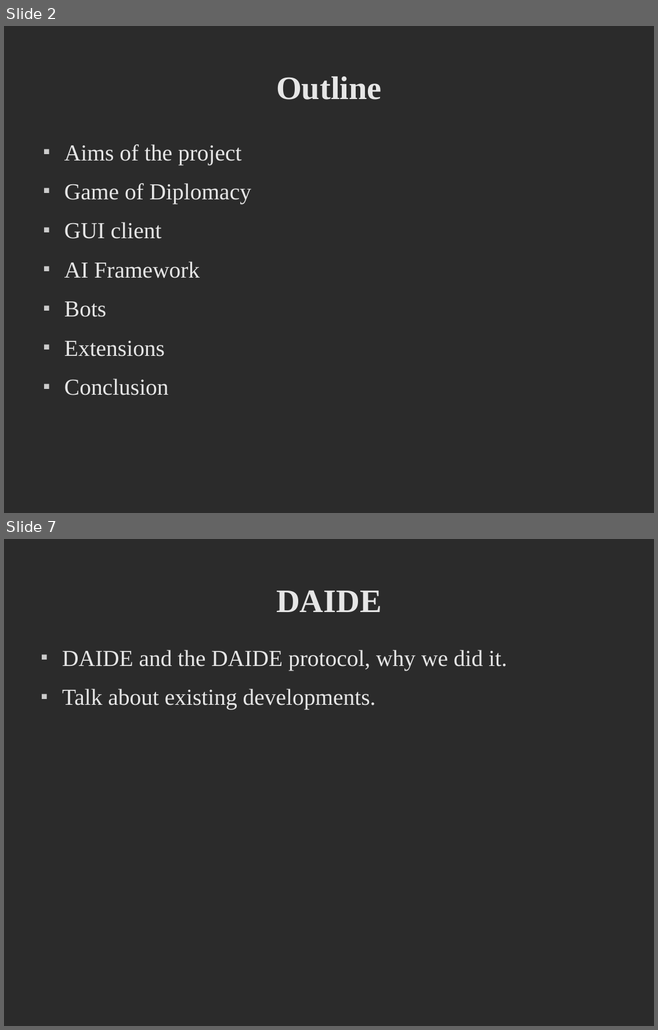
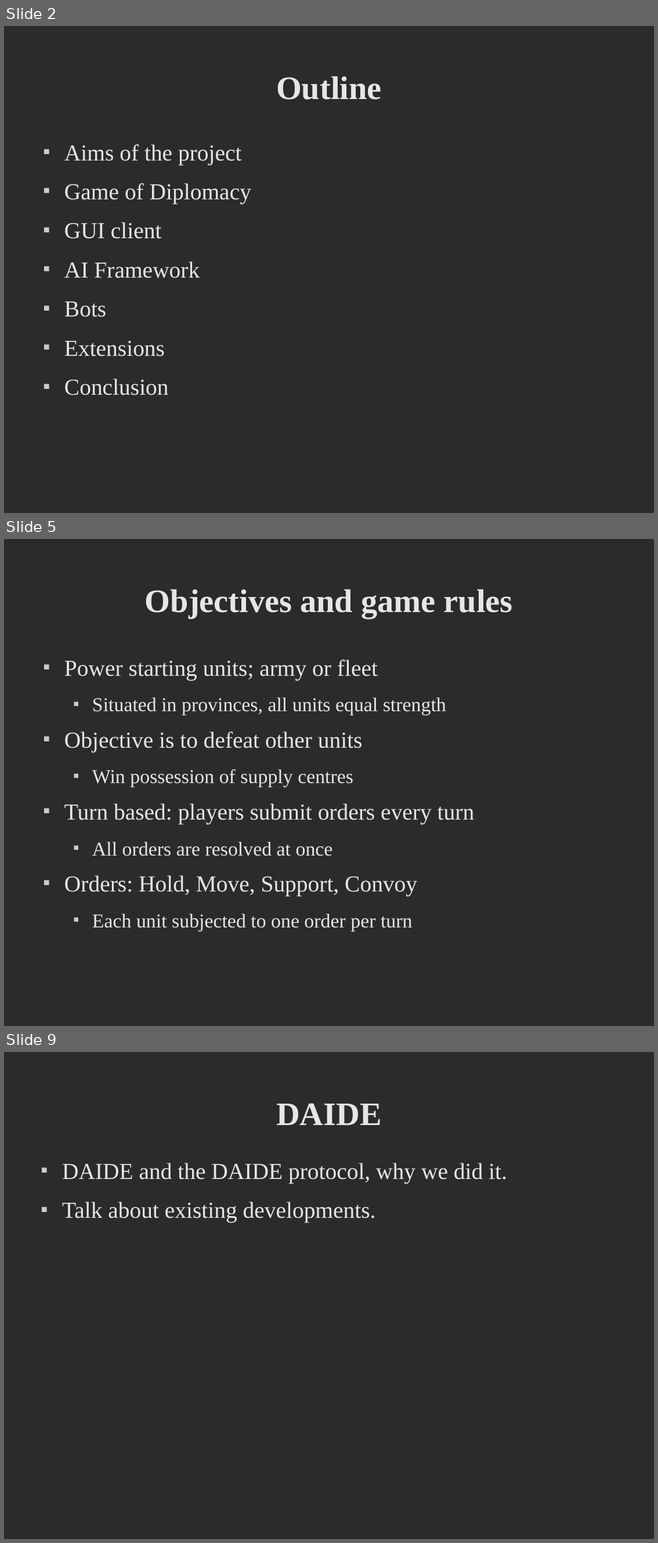
Before and after one commit to deltaluca/flappy, a slide deck: Presentation/ProjectDemonstration.odp. Shown one above the other, each under a label of ours: slides 2 and 7 before the commit, slides 2, 5 and 9 after it; the slides between them are not shown. The pictures are 658x1030 and 658x1543 pixels, drawn with LibreOffice and Linux fonts; fonts in the diff are those of the drawing; background and template pictures are left out; a plain dark background stands for a picture behind light text. Boxes give left, top, right and bottom in pixels: in the first picture for what was removed or moved away, otherwise in the second. Text is boxed around its words. In the diff, an @@ line names an element or a change of style, - is before the commit and + after.

Commit message:
added stuff on game of diplomacy, should be covered there

```diff
--- a/Presentation/ProjectDemonstration.odp
+++ b/Presentation/ProjectDemonstration.odp
@@ slide 5 added at (x1=4, y1=539, x2=654, y2=1026), background picture (left out) @@
@@ title added at (x1=145, y1=589, x2=513, y2=618), 40 pt, text #E6E6E6, bold @@
+Objectives and game rules
@@ text added at (x1=64, y1=660, x2=474, y2=932), 24 pt, text #E6E6E6 @@
+■ Power starting units; army or fleet
+  ■ Situated in provinces, all units equal strength
+■ Objective is to defeat other units
+  ■ Win possession of supply centres
+■ Turn based: players submit orders every turn
+  ■ All orders are resolved at once
+■ Orders: Hold, Move, Support, Convoy
+  ■ Each unit subjected to one order per turn
@@ what was slide 7 is now slide 9 @@
```
Also in this commit, not shown: 1 slide changed, 4 other slides added, 3 slides removed.
